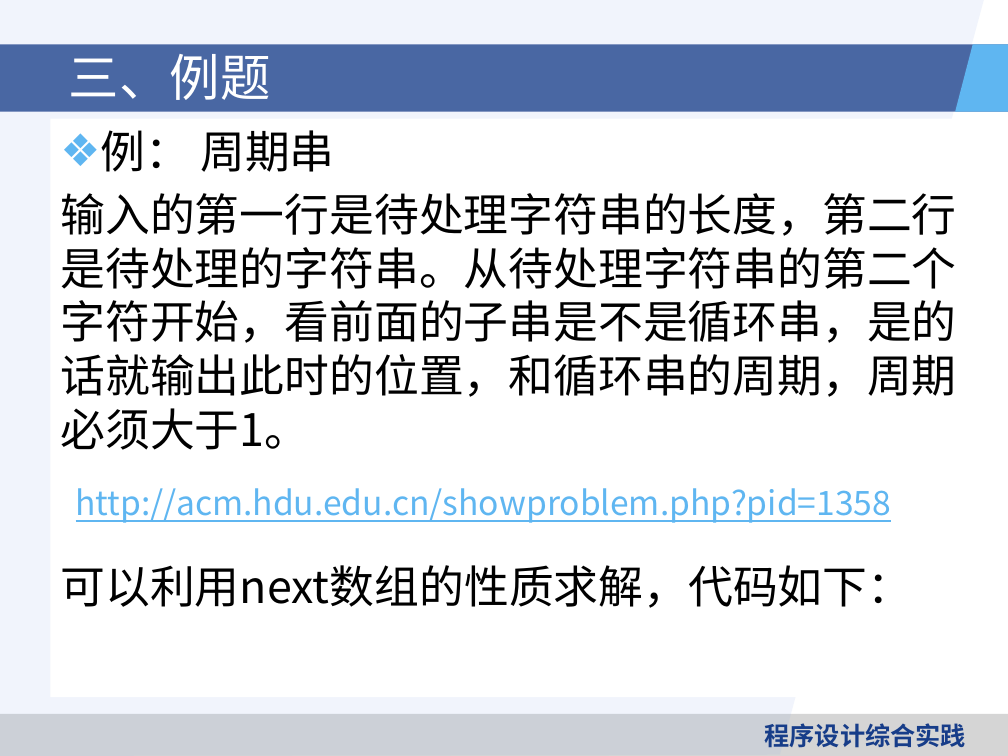
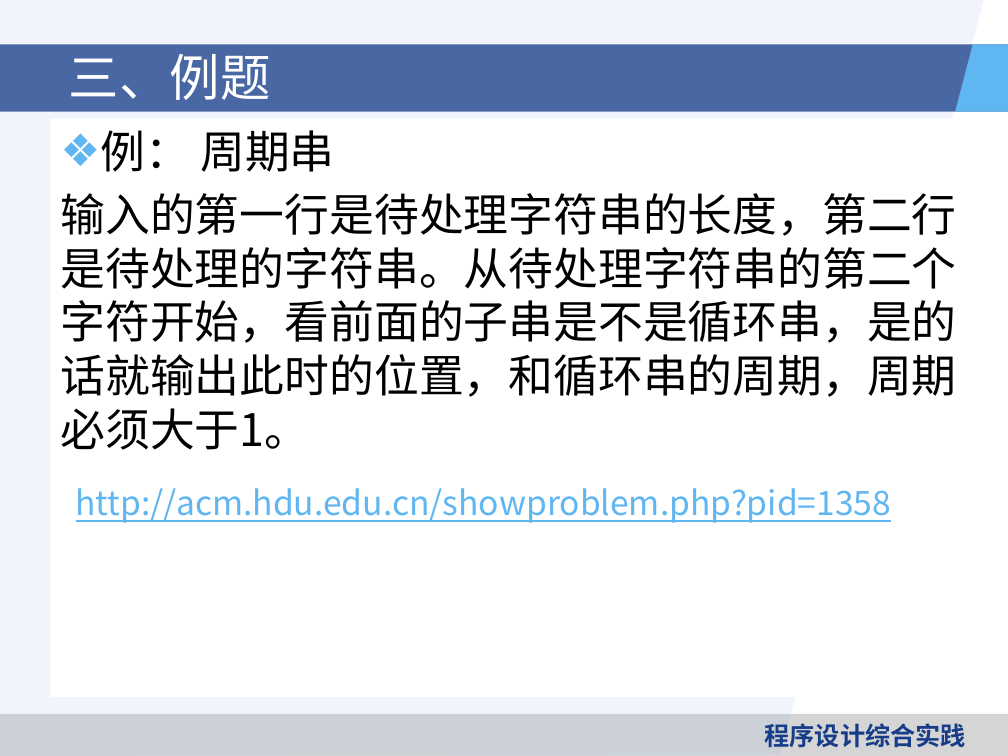
Before and after one commit to heyuantao/ProgrammingPracticeCourse, a slide deck: slide 15 of 课件/第四讲：字符串处理.pptx. Drawn at 1008x756 pixels with LibreOffice and Linux fonts; fonts in the diff are those of the drawing; background and template pictures are left out. Boxes give left, top, right and bottom in pixels: in the first picture for what was removed or moved away, otherwise in the second. Text is boxed around its words. In the diff, an @@ line names an element or a change of style, - is before the commit and + after.

Commit message:
change

```diff
--- a/课件/第四讲：字符串处理.pptx
+++ b/课件/第四讲：字符串处理.pptx
@@ text at (60,565,912,608): paragraph removed @@
-可以利用next数组的性质求解，代码如下：
```
Also in this commit, not shown: 4 slides removed.
